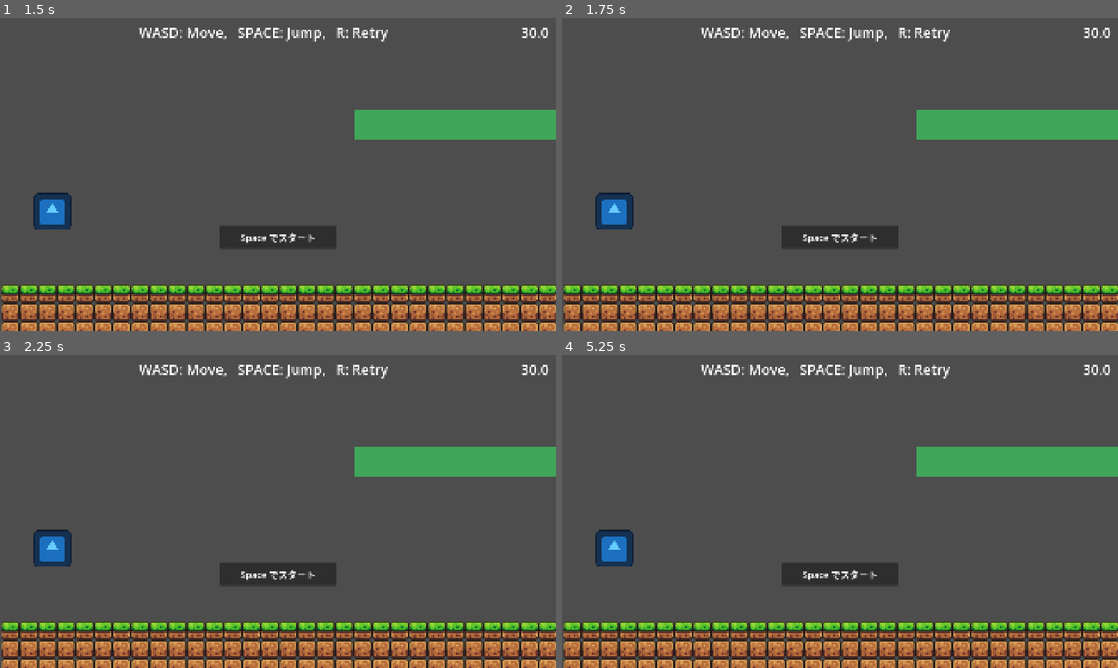
Above: before the commit, frames 1-4 (two rows, left to right).
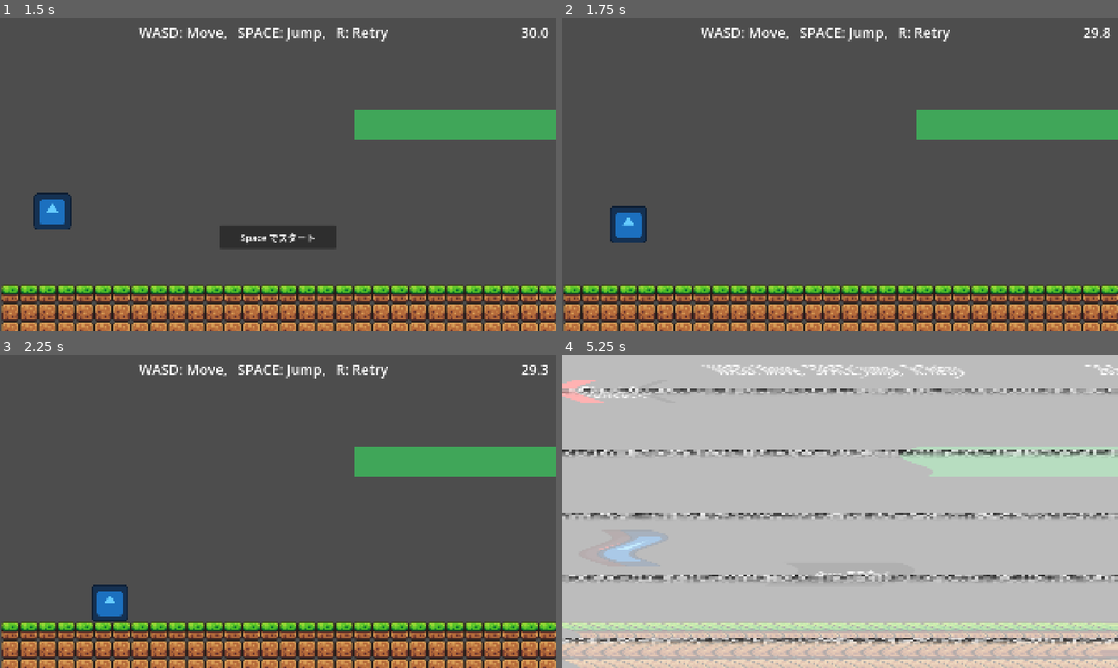
Above: after the commit, the same moments.

Repository: Tomatoguy1029/gamejam-2
Game: Godot game, scene res://scenes/Main.tscn
Same seed, same stepped clock (60 frames per second), same inputs: the game is played once before the commit and once after it. The engine's default icon, where the game draws it, is replaced by a stand-in: a white triangle on a blue panel in a dark square.
Inputs (mouse positions are in pixels of both pictures, inside the frame that each line leads up to):
- Up to frame 1 (1.5 s): click "Stage 1" at 0.5 s; tap Enter at 1.25 s; hold D (move_right) from 1.28 s (still down); tap L (discard_ghost) at 1.35 s
- Up to frame 2 (1.75 s): keep holding D (move_right); tap Space (jump) at 1.52 s
- Up to frame 3 (2.25 s): keep holding D (move_right); tap L (discard_ghost) at 2.1 s
- Up to frame 4 (5.25 s): tap Space (jump) at 2.27, 3.77, 4.52 s; release D (move_right) at 2.78 s; hold A (move_left) 2.78-3.53 s; hold E (interact) 2.78-3.53 s; tap L (discard_ghost) at 3.05, 3.6, 4.35 s; hold D (move_right) 3.53-5 s; tap R (retry) at 4.9 s; click (840, 492) at 5 s, where only the run after the commit has a clickable "保存して次へ [K]"

Frame 1 is identical in both runs. In frame 2, 2.6% of the frame differs, in the area x 6-99%, y 3-74%; in frame 3, 3.0%; in frame 4, 98%, in the area x 0-100%, y 0-100%.
Error before the commit: Invalid access to property or key 'input_locked' on a base object of type 'Node (GameManager.gd)'. (res://src/scripts/game/Main.gd:22)

Commit message:
リトライ時の演出調整(チュートリアル対応、overlimit時の演出)

Diff:
--- a/record/scenes/PostProcess/RetryEffect.tscn
+++ b/record/scenes/PostProcess/RetryEffect.tscn
@@ -16,15 +16,26 @@
 shader_parameter/band_speed = 0.29
 shader_parameter/band_width = 0.1430000067925
 
+[sub_resource type="ShaderMaterial" id="ShaderMaterial_noise_long"]
+shader = ExtResource("5_shader")
+shader_parameter/intensity = 1.0
+shader_parameter/wave_amplitude = 0.03
+shader_parameter/wave_frequency = 60.0
+shader_parameter/wave_speed = 5.0
+shader_parameter/band_count = 5.0
+shader_parameter/band_speed = 0.29
+shader_parameter/band_width = 0.1430000067925
+
 [sub_resource type="LabelSettings" id="LabelSettings_oikax"]
 font_size = 48
 font_color = Color(0.6793056, 0.019908046, 1.92523e-07, 1)
 
-[node name="RetryEffect" type="Node" unique_id=854502571 node_paths=PackedStringArray("on_save", "on_discard", "on_over_limit")]
+[node name="RetryEffect" type="Node" unique_id=854502571 node_paths=PackedStringArray("on_save", "on_discard", "on_over_limit", "on_intro")]
 script = ExtResource("1_root")
 on_save = NodePath("Noise")
 on_discard = NodePath("Whiteout")
 on_over_limit = NodePath("OverLimit")
+on_intro = NodePath("NoiseLong")
 
 [node name="Whiteout" type="CanvasLayer" parent="." unique_id=1256282212]
 layer = 100
@@ -54,6 +65,22 @@
 grow_vertical = 2
 mouse_filter = 2
 
+[node name="NoiseLong" type="CanvasLayer" parent="." unique_id=471369493]
+layer = 100
+script = ExtResource("3_noise")
+_duration = 2.0
+lock_input = true
+
+[node name="ColorRect" type="ColorRect" parent="NoiseLong" unique_id=316778044]
+visible = false
+material = SubResource("ShaderMaterial_noise_long")
+anchors_preset = 15
+anchor_right = 1.0
+anchor_bottom = 1.0
+grow_horizontal = 2
+grow_vertical = 2
+mouse_filter = 2
+
 [node name="OverLimit" type="CanvasLayer" parent="." unique_id=2134768845]
 layer = 100
 script = ExtResource("4_text")
@@ -66,7 +93,8 @@
 grow_horizontal = 2
 grow_vertical = 2
 theme_override_font_sizes/font_size = 48
-text = "録画容量がありません"
+text = "MEMORY FULL
+Delete a ghost to continue"
 label_settings = SubResource("LabelSettings_oikax")
 horizontal_alignment = 1
 vertical_alignment = 1
--- a/record/src/scripts/actors/PlayerController.gd
+++ b/record/src/scripts/actors/PlayerController.gd
@@ -8,6 +8,11 @@
 	GameManager.loop_started.connect(func(_idx): _loop_tick = 0)
 
 func _physics_process(delta: float) -> void:
+	# 入力ロック中は操作・録画・各キーを受け付けない
+	if GameManager.input_locked:
+		super._physics_process(delta)
+		return
+
 	if GameManager.current_state == GameManager.GameState.PLAYING:
 		RecordingManager.record_frame(_sample_input_frame())
 		_loop_tick += 1
@@ -15,12 +20,10 @@
 		if Input.is_action_just_pressed("retry"):
 			GameManager.end_play(false)
 
-	# K / L キーは PlayEnded 状態でのみ有効
-	if GameManager.current_state == GameManager.GameState.PLAY_ENDED:
+	if (GameManager.current_state == GameManager.GameState.PLAY_ENDED
+			or GameManager.current_state == GameManager.GameState.OVER_LIMIT):
 		if Input.is_action_just_pressed("save_ghost"):
-			var data := RecordingManager.build_ghost_data()
-			LoopManager.add_ghost(data)
-			GameManager.save_ghost()
+			LoopManager.save_recording(RecordingManager.build_ghost_data())
 		elif Input.is_action_just_pressed("discard_ghost"):
 			GameManager.discard_ghost()
 
--- a/record/src/scripts/effects/RetryEffect.gd
+++ b/record/src/scripts/effects/RetryEffect.gd
@@ -7,6 +7,8 @@
 @export var on_discard: PostProcess
 ## 保存枠が一杯（over_limit）のときに再生する演出ノード。
 @export var on_over_limit: PostProcess
+## チュートリアル導入時に一度だけ流す長い演出ノード（入力ブロックあり）。
+@export var on_intro: PostProcess
 
 func _ready() -> void:
 	GameManager.ghost_saved.connect(func() -> void: _play(on_save))
@@ -16,3 +18,7 @@
 func _play(effect: PostProcess) -> void:
 	if effect != null:
 		effect.play()
+
+func play_intro() -> void:
+	if on_intro != null:
+		await on_intro.play()
--- a/record/src/scripts/effects/postprocess/Noise.gd
+++ b/record/src/scripts/effects/postprocess/Noise.gd
@@ -1,16 +1,25 @@
-## 案2：ランダムノイズが走る。シェーダーの intensity を 1→0 に動かして出して消す。
+## 案2：ランダムノイズ/歪み。シェーダーの intensity を 1→0 に動かして出して消す。
+## 短い版（リトライ・保存時）と長い版（チュートリアル導入時）を _duration で作り分ける。
 extends PostProcess
 
+## 演出時間（秒）。短い版はそのまま、長い版は 2.0 程度にする。
 @export var _duration: float = 0.5
+## 再生中ゲーム入力をブロックするか（長い導入アニメ用）。短い版は false。
+@export var lock_input: bool = false
+
 @onready var _rect: ColorRect = $ColorRect
 
 func play() -> void:
 	var mat := _rect.material as ShaderMaterial
 	if mat == null:
 		return
+	if lock_input:
+		GameManager.input_locked = true
 	mat.set_shader_parameter("intensity", 1.0)  # まず最大表示
 	_rect.visible = true
 	var tw := create_tween()
-	tw.tween_property(mat, "shader_parameter/intensity", 0.0, _duration)  # 0.45秒で消す
+	tw.tween_property(mat, "shader_parameter/intensity", 0.0, _duration)
 	await tw.finished
 	_rect.visible = false
+	if lock_input:
+		GameManager.input_locked = false
--- a/record/src/scripts/effects/postprocess/TextShake.gd
+++ b/record/src/scripts/effects/postprocess/TextShake.gd
@@ -1,4 +1,5 @@
 ## テキストを出しつつ、画面を一瞬ブレさせる。
+## 連打されたら前回の再生を止めて最初からやり直す（リスタート）。
 extends PostProcess
 
 @export var shake_duration: float = 0.25
@@ -6,34 +7,56 @@
 
 @onready var _label: Label = $Label
 
+var _tween: Tween
+## 揺れの世代カウンタ。再生のたびに増やし、古い揺れループを終了させる。
+var _shake_id: int = 0
+var _shake_active: bool = false
+var _base_offset: Vector2 = Vector2.ZERO
+
 func play() -> void:
+	# 前回の再生を破棄してリスタート（連打で時間が短くならないように）
+	if _tween != null and _tween.is_valid():
+		_tween.kill()
+
 	_label.modulate.a = 0.0
 	_label.visible = true
 
-	var tw := create_tween()
-	tw.tween_property(_label, "modulate:a", 1.0, 0.1)
-	tw.tween_interval(0.5)
-	tw.tween_property(_label, "modulate:a", 0.0, 0.3)
+	_tween = create_tween()
+	_tween.tween_property(_label, "modulate:a", 1.0, 0.1)
+	_tween.tween_interval(0.5)
+	_tween.tween_property(_label, "modulate:a", 0.0, 0.3)
+	# 終了時の非表示は await ではなくコールバックで行う（kill しても誤発火しない）
+	_tween.tween_callback(func() -> void: _label.visible = false)
 
-	_screen_shake(shake_duration, shake_strength)
+	_restart_shake()
 
-	await tw.finished
-	_label.visible = false
+## 画面を shake_duration 秒間、shake_strength px の範囲でランダムに揺らす。
+## _shake_id を使って、連打時は最新の揺れだけが offset を管理する。
+func _restart_shake() -> void:
+	_shake_id += 1
+	var id: int = _shake_id
 
-## 画面を duration 秒間、strength px の範囲でランダムに揺らす
-func _screen_shake(duration: float, strength: float) -> void:
 	var cam := get_viewport().get_camera_2d()
-	var original := cam.offset if cam else Vector2.ZERO
-	var elapsed := 0.0
-	while elapsed < duration:
-		var off := Vector2(randf_range(-strength, strength), randf_range(-strength, strength))
+	# 揺れ始める瞬間の offset を基準に。連打中（既に揺れている）は基準を取り直さない。
+	if not _shake_active:
+		_base_offset = cam.offset if cam else Vector2.ZERO
+		_shake_active = true
+
+	var elapsed: float = 0.0
+	while elapsed < shake_duration:
+		if id != _shake_id:
+			return  # 新しい再生に置き換えられた（offset は新しい側が管理）
+		var off := Vector2(randf_range(-shake_strength, shake_strength), randf_range(-shake_strength, shake_strength))
 		if cam:
-			cam.offset = original + off
+			cam.offset = _base_offset + off
 		else:
 			offset = off
 		await get_tree().process_frame
 		elapsed += get_process_delta_time()
+
+	# 最新の揺れだけがここに到達する。基準位置に戻して終了。
 	if cam:
-		cam.offset = original
+		cam.offset = _base_offset
 	else:
 		offset = Vector2.ZERO
+	_shake_active = false
--- a/record/src/scripts/managers/GameManager.gd
+++ b/record/src/scripts/managers/GameManager.gd
@@ -25,6 +25,8 @@
 
 var current_state: GameState = GameState.MAIN_MENU
 
+var input_locked: bool = false
+
 # ── 状態遷移 API ────────────────────────────────────────────────────────────
 
 func start_game() -> void:
@@ -42,17 +44,17 @@
 		_change_state(GameState.PLAY_ENDED)
 		play_ended.emit(false)
 
-## LoopManager が GhostData を追加した後に呼ぶ。枠チェックは LoopManager 側。
 func save_ghost() -> void:
 	ghost_saved.emit()
+	_change_state(GameState.IDLE)
 
 func discard_ghost() -> void:
+	ghost_discarded.emit()
 	_change_state(GameState.IDLE)
-	ghost_discarded.emit()
 
 func trigger_over_limit() -> void:
+	over_limit.emit()
 	_change_state(GameState.OVER_LIMIT)
-	over_limit.emit()
 
 ## OverLimit 状態でゴーストを削除後、次ループへ続行
 func continue_after_delete() -> void:
